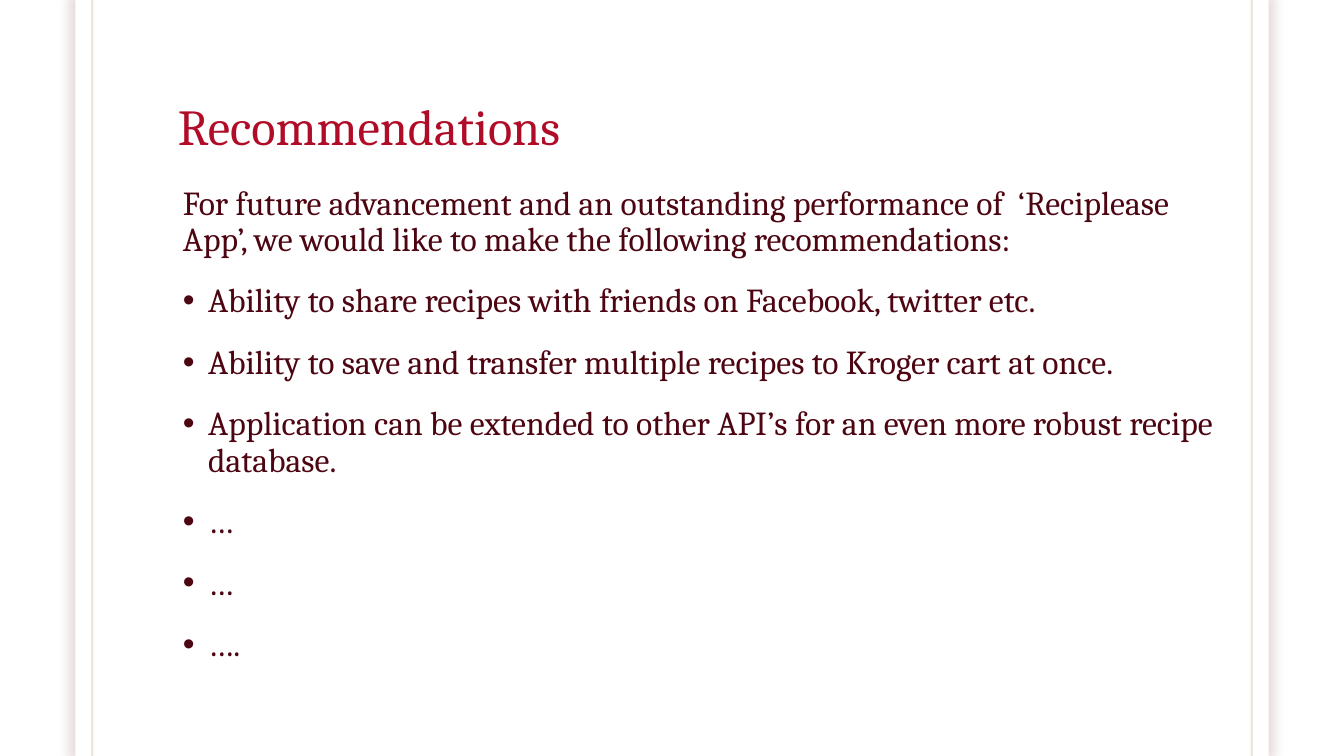
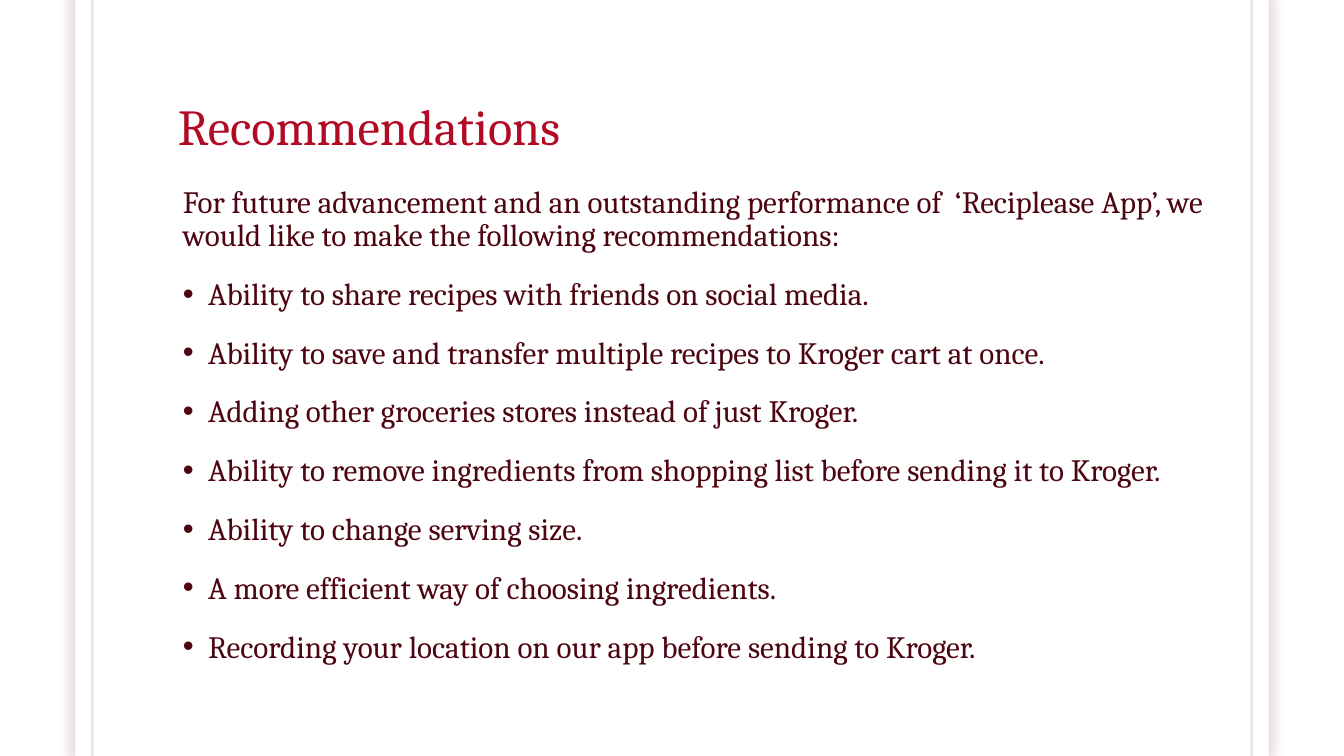
Before and after one commit to brawer88/NewRepo---Capstone, a slide deck: slide 12 of RECIPLEASE.pptx (slide 20 before the commit). Drawn at 1344x756 pixels with LibreOffice and Linux fonts; fonts in the diff are those of the drawing; background and template pictures are left out. Boxes give left, top, right and bottom in pixels: in the first picture for what was removed or moved away, otherwise in the second. Text is boxed around its words. In the diff, an @@ line names an element or a change of style, - is before the commit and + after.

Commit message:
dbReciplease update

```diff
--- a/RECIPLEASE.pptx
+++ b/RECIPLEASE.pptx
@@ rectangle at <box>76,0,1268,756</box>: shadow changed @@
@@ text at <box>183,191,1203,371</box>: size 24 to 22.2 pt in "For future advancement and an outstanding performance ...", "Ability to save and transfer multiple recipes ..."; less space between paragraphs @@
@@ text at <box>208,283,869,312</box>: text changed; size 24 to 22.2 pt @@
-• Ability to share recipes with friends on Facebook, twitter etc.
+• Ability to share recipes with friends on social media.
@@ text at <box>208,400,1161,664</box>: text changed; size 24 to 22.2 pt @@
-• Application can be extended to other API’s for an even more robust recipe database.
-• …
-• …
-• ….
+• Adding other groceries stores instead of just Kroger.
+• Ability to remove ingredients from shopping list before sending it to Kroger.
+• Ability to change serving size.
+• A more efficient way of choosing ingredients.
+• Recording your location on our app before sending to Kroger.
```
Also in this commit, not shown: 12 other slides changed, 1 slide added, 9 slides removed, 2 other files.
